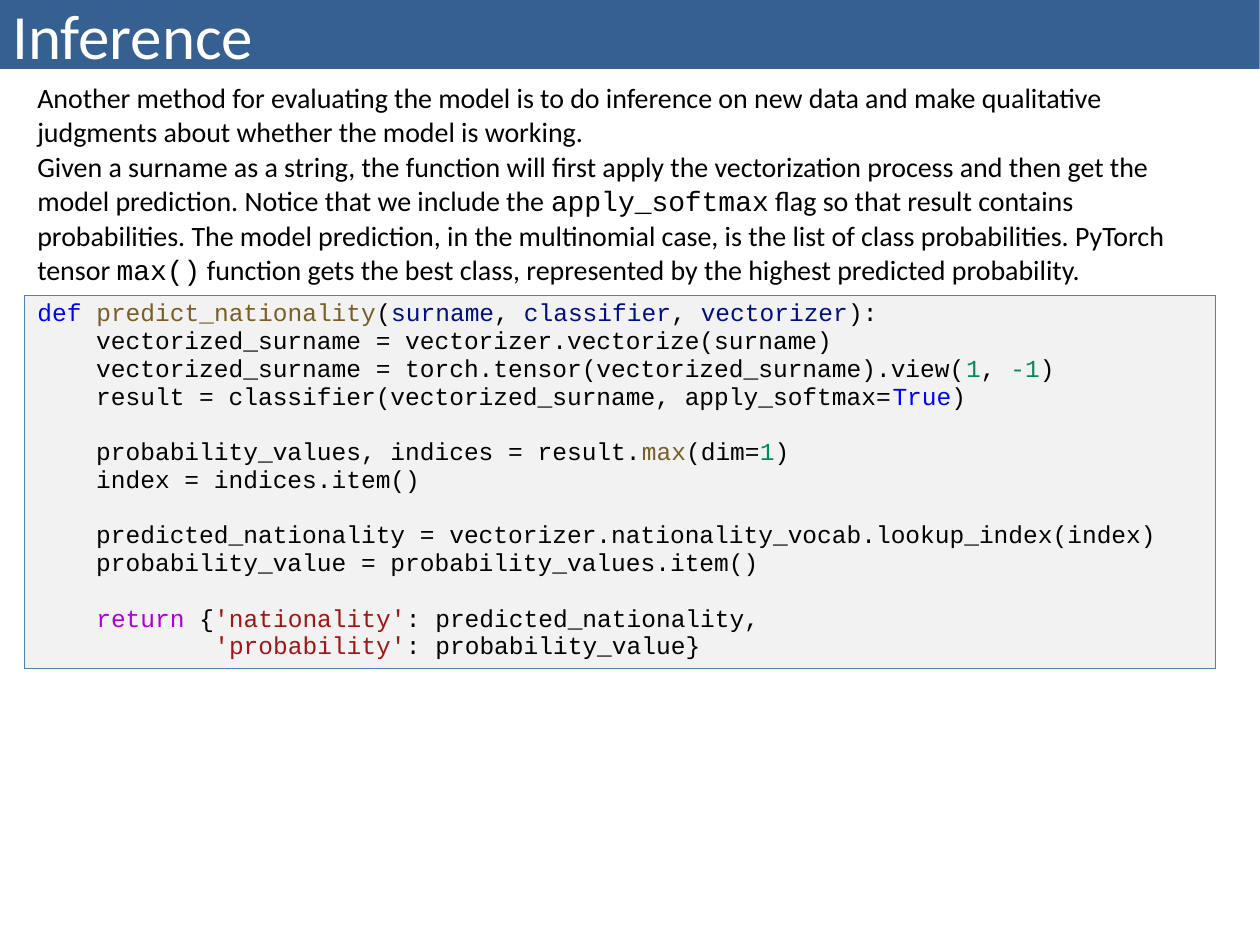
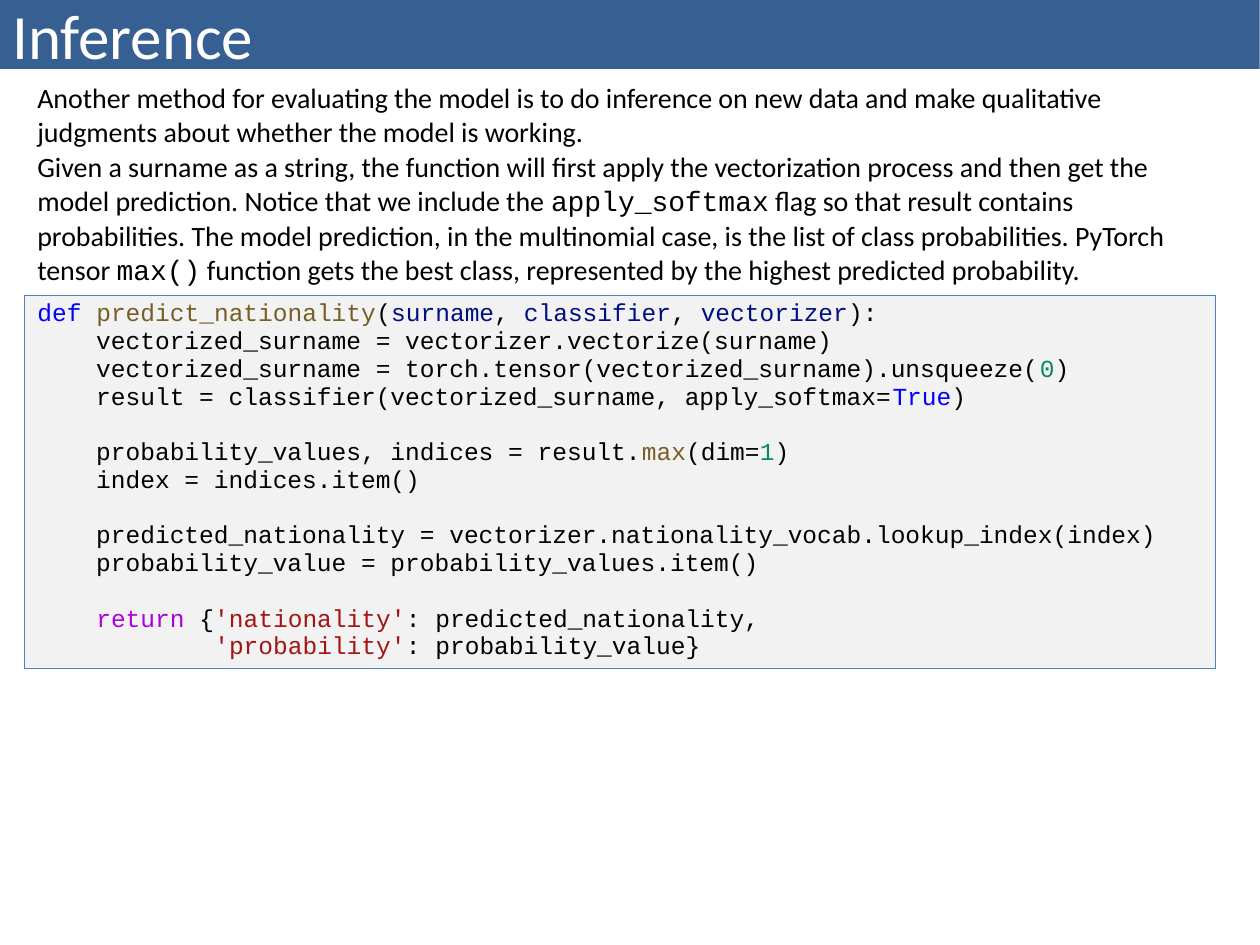
Before and after one commit to bzitko/nlp_repo, a slide deck: slide 19 of slides/nlp p03 feed forward networks/nlp p03.5 surname classification cnn.pptx (slide 24 before the commit). Drawn at 1260x945 pixels with LibreOffice and Linux fonts; fonts in the diff are those of the drawing. Boxes give left, top, right and bottom in pixels: in the first picture for what was removed or moved away, otherwise in the second. Text is boxed around its words. In the diff, an @@ line names an element or a change of style, - is before the commit and + after.

```diff
--- a/slides/nlp p03 feed forward networks/nlp p03.5 surname classification cnn.pptx
+++ b/slides/nlp p03 feed forward networks/nlp p03.5 surname classification cnn.pptx
@@ table at (25,76,1216,684) @@
-row 2, column 1: def predict_nationality(surname, classifier, vectorizer): / vectorized_surname = vectorizer.vectorize(surname) / vectorized_surname = torch.tensor(vectorized_surname).view(1, -1) / result = classifier(vectorized_surname, apply_softmax=True) / probability_values, indices = result.max(dim=1) / index = indices.item() / predicted_nationality = vectorizer.nationality_vocab.lookup_index(index) / probability_value = probability_values.item() / return {'nationality': predicted_nationality, / 'probability': probability_value}
+row 2, column 1: def predict_nationality(surname, classifier, vectorizer): / vectorized_surname = vectorizer.vectorize(surname) / vectorized_surname = torch.tensor(vectorized_surname).unsqueeze(0) / result = classifier(vectorized_surname, apply_softmax=True) / probability_values, indices = result.max(dim=1) / index = indices.item() / predicted_nationality = vectorizer.nationality_vocab.lookup_index(index) / probability_value = probability_values.item() / return {'nationality': predicted_nationality, / 'probability': probability_value}
```
Also in this commit, not shown: 7 other slides changed, 8 slides removed, 7 other files.
